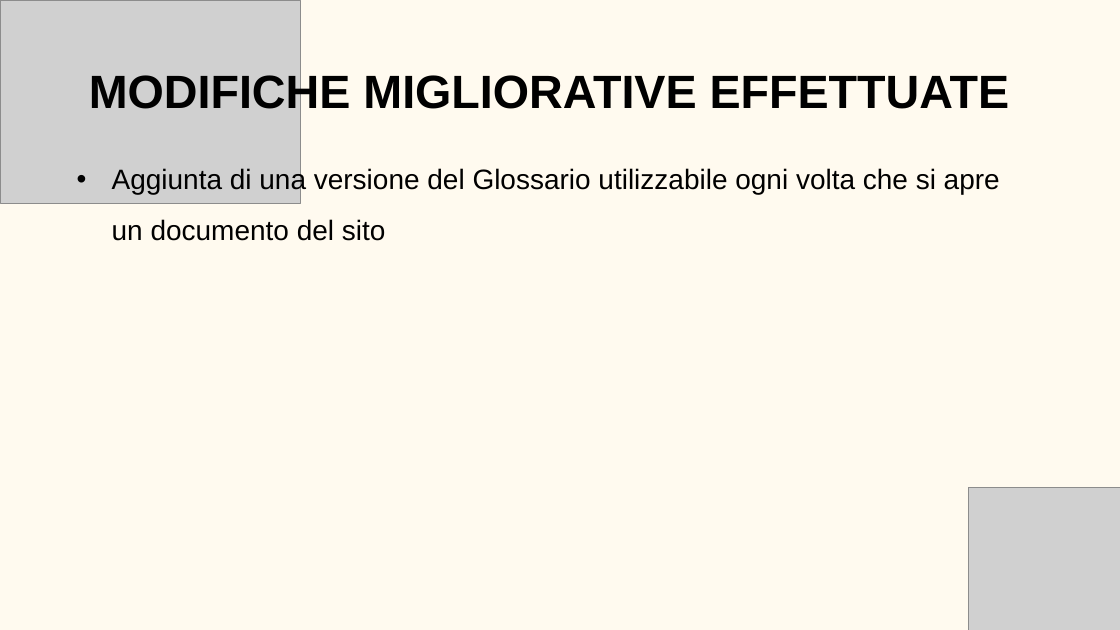
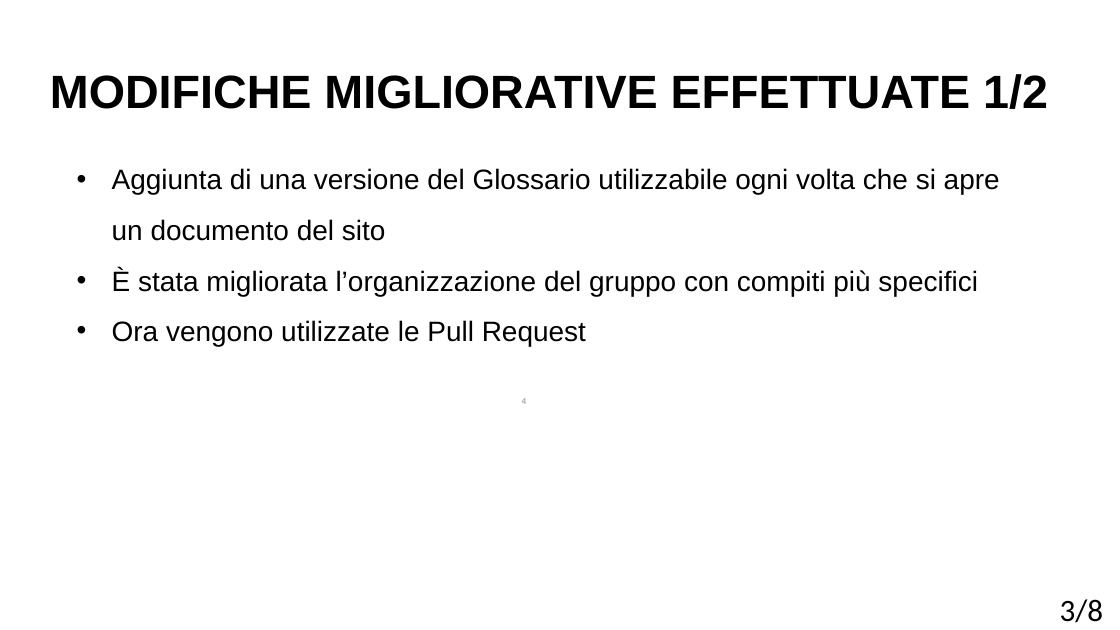
Before and after one commit to BugBustersUnipd/DocumentazioneSWE, a slide deck: slide 4 of RTB/PRESENTAZIONE RTB/Presentazione RTB.pptx. Drawn at 1120x630 pixels with LibreOffice and Linux fonts; fonts in the diff are those of the drawing; grey boxes stand for pictures; background and template pictures are left out. Boxes give left, top, right and bottom in pixels: in the first picture for what was removed or moved away, otherwise in the second. Text is boxed around its words. In the diff, an @@ line names an element or a change of style, - is before the commit and + after.

```diff
--- a/RTB/PRESENTAZIONE RTB/Presentazione RTB.pptx
+++ b/RTB/PRESENTAZIONE RTB/Presentazione RTB.pptx
@@ background #FFFAEF to picture (left out) @@
@@ picture removed at (0,0,301,203) @@
@@ text at (50,74,1048,109): text changed @@
-MODIFICHE MIGLIORATIVE EFFETTUATE
+MODIFICHE MIGLIORATIVE EFFETTUATE 1/2
@@ text added at (112,269,978,346), 36 pt, text #000000 @@
+  • È stata migliorata l’organizzazione del gruppo con compiti più specifici
+  • Ora vengono utilizzate le Pull Request
@@ page number added at (522,398,527,404), 12 pt, text #8C8C8C @@
+4
@@ picture removed at (968,488,1120,630) @@
@@ text added at (1060,599,1103,623), 40 pt, text #000000 @@
+3/8
```
Also in this commit, not shown: 8 other slides changed, 1 slide removed, 1 other file.
